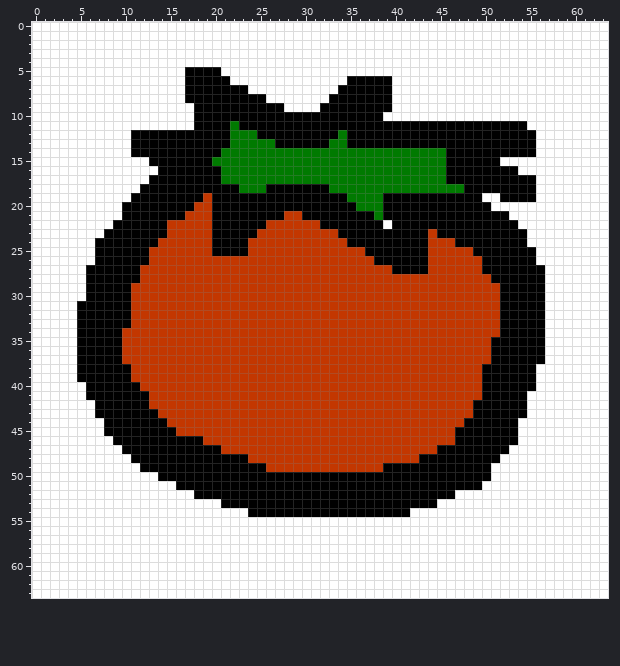
One commit to this pixel-art sprite: assets/images/toon_tomato.png. This is how it looked before the edit.
The file is 64x64 pixels.
And afterwards:
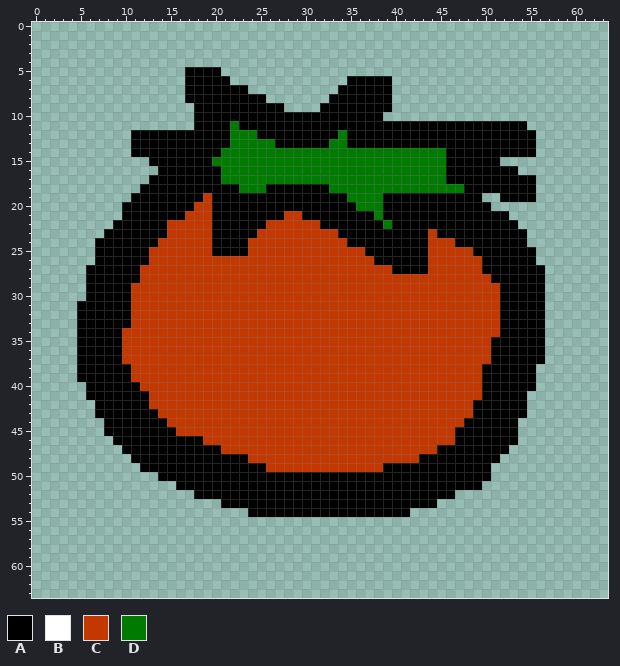
Palette (. is transparent): A #000000  B #ffffff  C #c33700  D #007a00
Change:
Colour B gives way to colour D in row 22 at x 39.
The author cleared colour B in rows 0 to 4 at x 0 to 63; in row 5 at x 0 to 16 and 21 to 63; in row 6 at x 0 to 16, 22 to 34 and 40 to 63; in row 7 at x 0 to 16, 24 to 33 and 40 to 63; in row 8 at x 0 to 16, 26 to 32 and 40 to 63; in row 9 at x 0 to 17, 28 to 31 and 40 to 63.
The author cleared colour B in row 10 at x 0 to 17 and 39 to 63; in row 11 at x 0 to 17 and 55 to 63; in rows 12 to 14 at x 0 to 10 and 56 to 63; in row 15 at x 0 to 12 and 52 to 63; in row 16 at x 0 to 13 and 54 to 63; in row 17 at x 0 to 12 and 56 to 63.
The author cleared colour B in row 18 at x 0 to 11 and 56 to 63; in row 19 at x 0 to 10, 50 to 51 and 56 to 63; in row 20 at x 0 to 9 and 51 to 63; in row 21 at x 0 to 9 and 53 to 63; in row 22 at x 0 to 8 and 54 to 63; in row 23 at x 0 to 7 and 55 to 63.
The author cleared colour B in row 24 at x 0 to 6 and 55 to 63; in rows 25 to 26 at x 0 to 6 and 56 to 63; in rows 27 to 30 at x 0 to 5 and 57 to 63; in rows 31 to 37 at x 0 to 4 and 57 to 63; in rows 38 to 39 at x 0 to 4 and 56 to 63; in row 40 at x 0 to 5 and 56 to 63.
The author cleared colour B in row 41 at x 0 to 5 and 55 to 63; in rows 42 to 43 at x 0 to 6 and 55 to 63; in rows 44 to 45 at x 0 to 7 and 54 to 63; in row 46 at x 0 to 8 and 54 to 63; in row 47 at x 0 to 9 and 53 to 63; in row 48 at x 0 to 10 and 52 to 63.
The author cleared colour B in row 49 at x 0 to 11 and 51 to 63; in row 50 at x 0 to 13 and 51 to 63; in row 51 at x 0 to 15 and 50 to 63; in row 52 at x 0 to 17 and 47 to 63; in row 53 at x 0 to 20 and 45 to 63; in row 54 at x 0 to 23 and 42 to 63.
The author cleared colour B in rows 55 to 63 at x 0 to 63.
Boxes around the changes in both pictures, in picture pixels (x1, y1, x2, y2):
changed: (32, 22, 608, 598)
